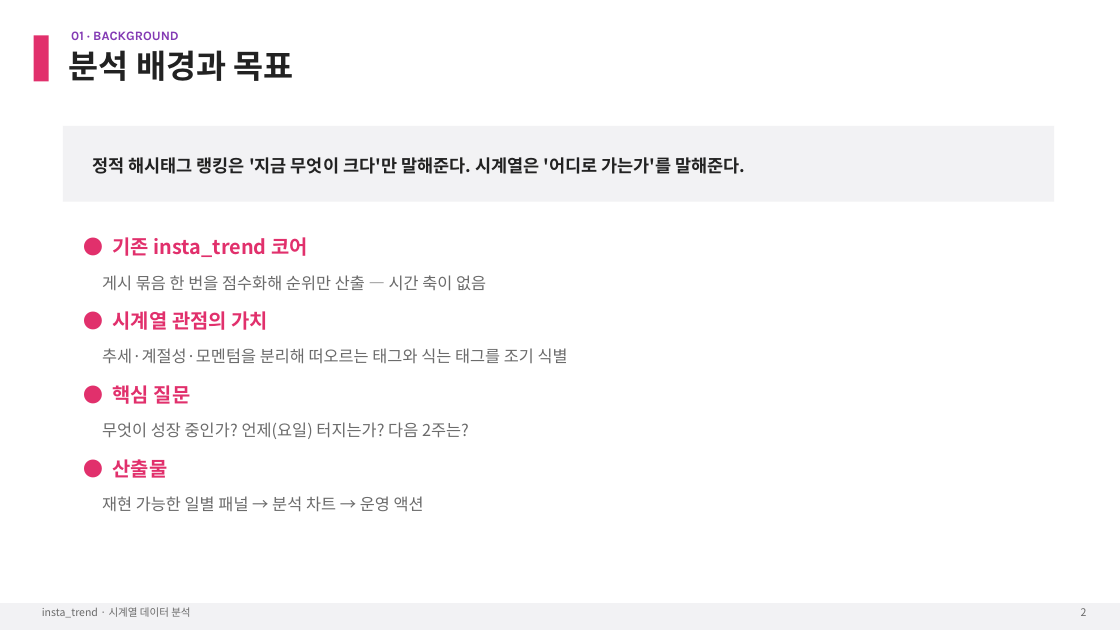
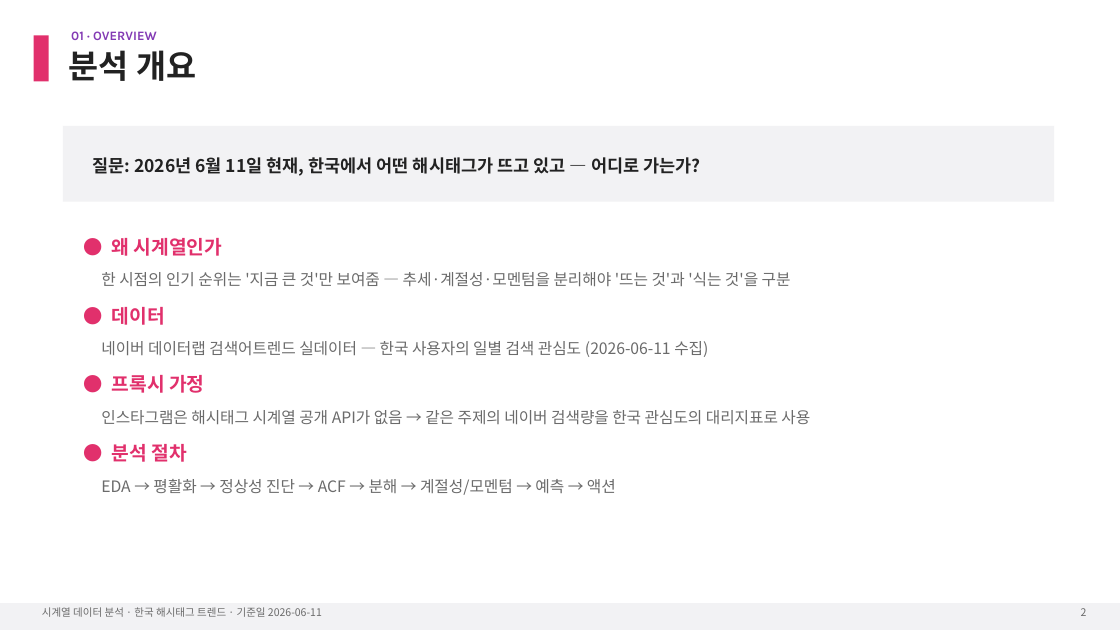
Before and after one commit to iluv4/insta_trend, a slide deck: slide 3 of presentation/insta_trend_timeseries.pptx. Drawn at 1120x630 pixels with LibreOffice and Linux fonts; fonts in the diff are those of the drawing. Boxes give left, top, right and bottom in pixels: in the first picture for what was removed or moved away, otherwise in the second. Text is boxed around its words. In the diff, an @@ line names an element or a change of style, - is before the commit and + after.

```diff
--- a/presentation/insta_trend_timeseries.pptx
+++ b/presentation/insta_trend_timeseries.pptx
@@ text at (69,50,196,81): text changed @@
-분석 배경과 목표
+분석 개요
@@ text at (71,31,157,40): text changed @@
-01 · BACKGROUND
+01 · OVERVIEW
@@ text at (92,157,701,176): text changed @@
-정적 해시태그 랭킹은 '지금 무엇이 크다'만 말해준다. 시계열은 '어디로 가는가'를 말해준다.
+질문: 2026년 6월 11일 현재, 한국에서 어떤 해시태그가 뜨고 있고 — 어디로 가는가?
@@ text at (101,238,810,495): text changed; size 14 to 13.5 pt @@
-● 기존 insta_trend 코어
-게시 묶음 한 번을 점수화해 순위만 산출 — 시간 축이 없음
-● 시계열 관점의 가치
-추세·계절성·모멘텀을 분리해 떠오르는 태그와 식는 태그를 조기 식별
-● 핵심 질문
-무엇이 성장 중인가? 언제(요일) 터지는가? 다음 2주는?
-● 산출물
-재현 가능한 일별 패널 → 분석 차트 → 운영 액션
+● 왜 시계열인가
+한 시점의 인기 순위는 '지금 큰 것'만 보여줌 — 추세·계절성·모멘텀을 분리해야 '뜨는 것'과 '식는 것'을 구분
+● 데이터
+네이버 데이터랩 검색어트렌드 실데이터 — 한국 사용자의 일별 검색 관심도 (2026-06-11 수집)
+● 프록시 가정
+인스타그램은 해시태그 시계열 공개 API가 없음 → 같은 주제의 네이버 검색량을 한국 관심도의 대리지표로 사용
+● 분석 절차
+EDA → 평활화 → 정상성 진단 → ACF → 분해 → 계절성/모멘텀 → 예측 → 액션
@@ text at (42,607,322,617): text changed @@
-insta_trend · 시계열 데이터 분석
+시계열 데이터 분석 · 한국 해시태그 트렌드 · 기준일 2026-06-11
```
Also in this commit, not shown: 11 other slides changed, 12 slides added, 2 slides removed, 14 other files.
